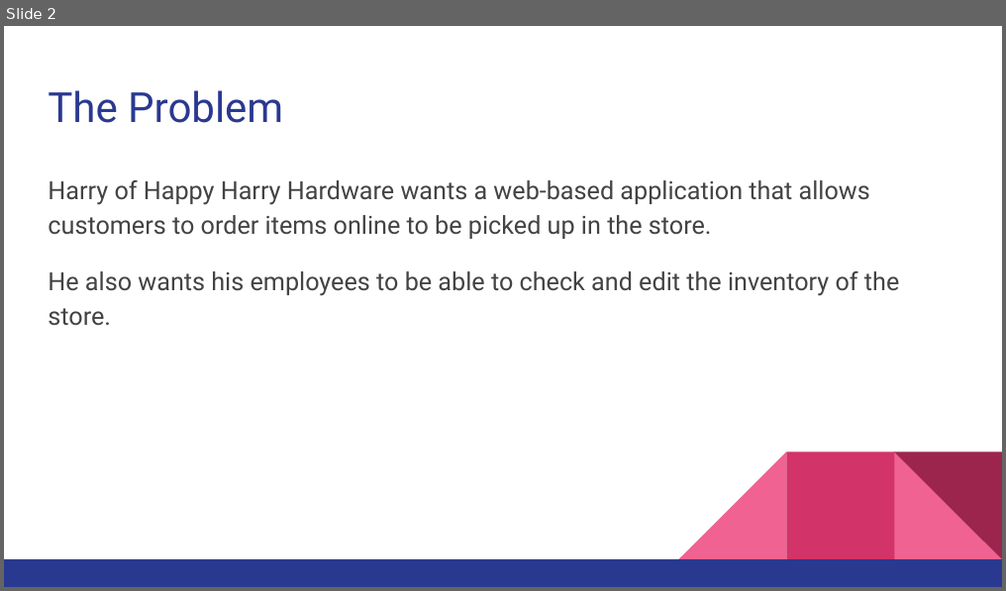
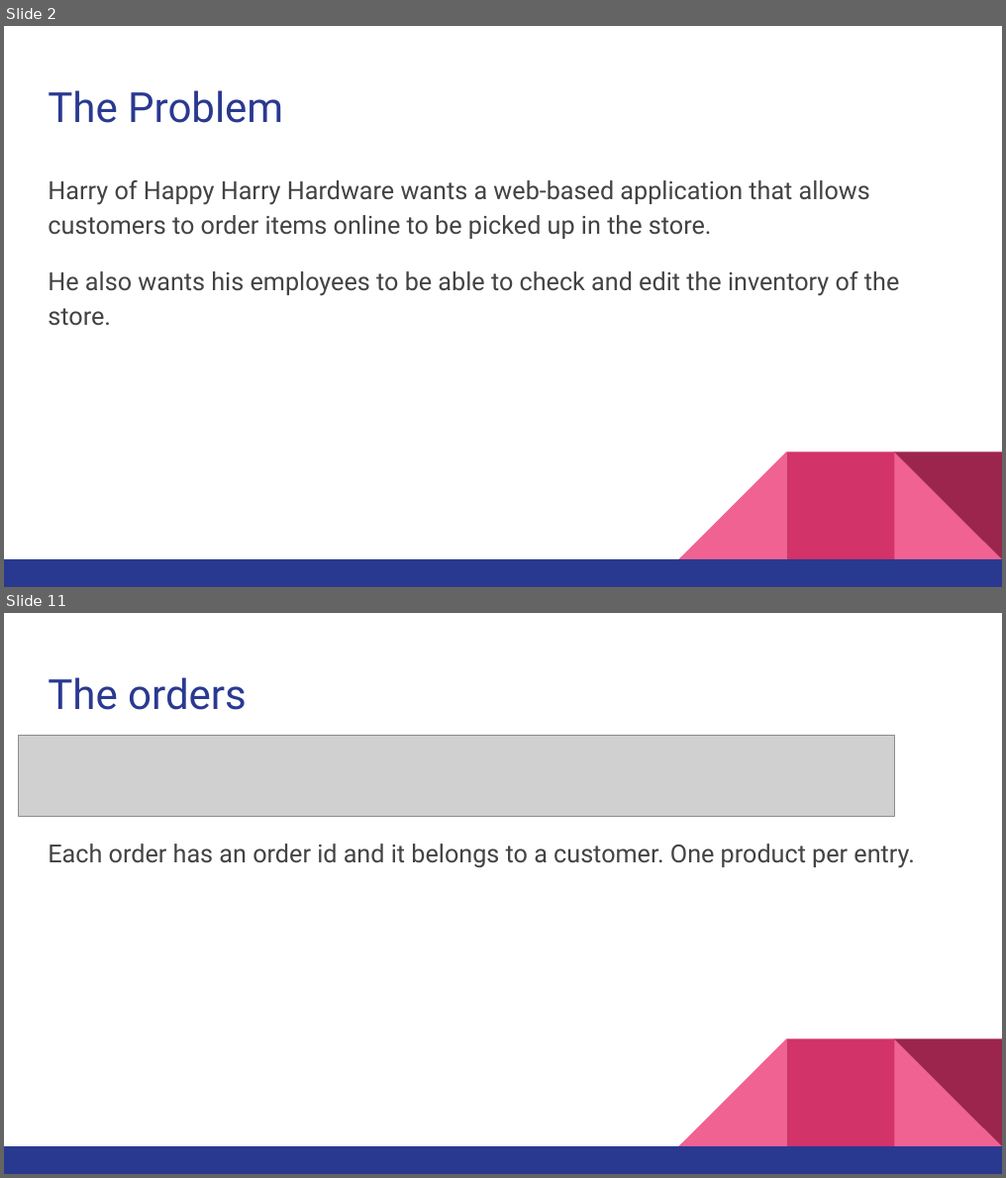
Before and after one commit to Mcowans/HappyHarryHWStore, a slide deck: Presentation.pptx. Shown one above the other, each under a label of ours: slide 2 before the commit, slides 2 and 11 after it; the slides between them are not shown. The pictures are 1006x591 and 1006x1178 pixels, drawn with LibreOffice and Linux fonts; fonts in the diff are those of the drawing; grey boxes stand for pictures. Boxes give left, top, right and bottom in pixels: in the first picture for what was removed or moved away, otherwise in the second. Text is boxed around its words. In the diff, an @@ line names an element or a change of style, - is before the commit and + after.

```diff
--- a/Presentation.pptx
+++ b/Presentation.pptx
@@ slide 11 added at (x1=4, y1=613, x2=1002, y2=1174), background #FFFFFF; not listed: 5 template elements that a slide beside it also shows @@
@@ title added at (x1=48, y1=677, x2=247, y2=710), 30 pt, text #2A3990 @@
+The orders
@@ picture added at (x1=18, y1=736, x2=894, y2=817) @@
@@ text added at (x1=48, y1=844, x2=914, y2=868), 18 pt, text #434343 @@
+Each order has an order id and it belongs to a customer. One product per entry.
```
Also in this commit, not shown: 10 other slides added, 10 slides removed.
